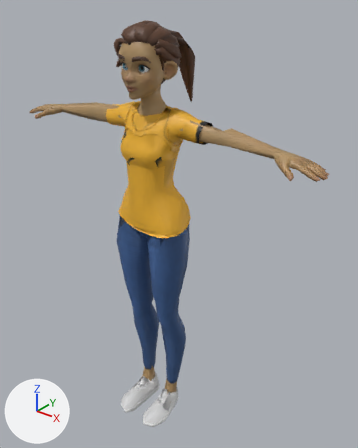
What one commit did to the FBX model art/cast/export/looks/npc_tip_coin_pilgrim/npc_tip_coin_pilgrim.fbx.
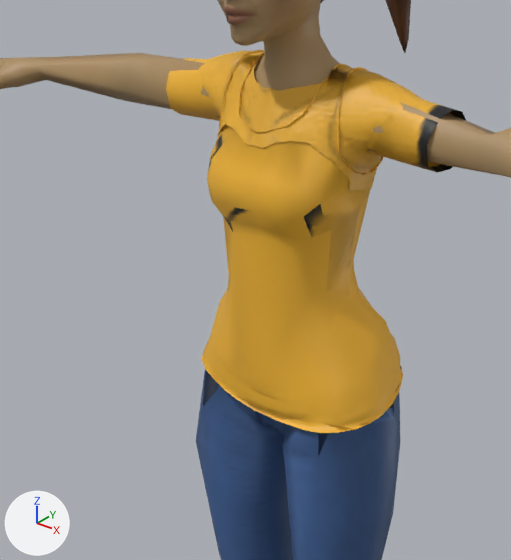
Old and new are each drawn whole from a camera (50 mm lens) standing at (1.206, -1.365, 1.809) and looking at (0.044, 0.089, 0.908) and again close up on the part from 13% to 64% of the width and 19% to 63% of the height. The lights are fixed; the arrows at lower left show +X, +Y and +Z. The last two pictures show the newer version. Objects named as collision shapes, trigger or cutter boxes, shadow casters or lower levels of detail are left out.

Before the edit, the objects in view are built like this:
```python
me_npc_tip_coin_pilgrim_lod0 = bpy.data.meshes.new('npc_tip_coin_pilgrim_LOD0')
me_npc_tip_coin_pilgrim_lod0.from_pydata(...)  # 2921 vertices, 4993 faces; spans x -0.7..0.7, y -0.19..0.22, z 0.0..1.7
me_npc_tip_coin_pilgrim_lod0.materials.append(mat_npc_tip_coin_pilgrim_mat)
ob_npc_tip_coin_pilgrim_lod0 = bpy.data.objects.new('npc_tip_coin_pilgrim_LOD0', me_npc_tip_coin_pilgrim_lod0)
ob_npc_tip_coin_pilgrim_lod0.location = (0.0, 0.0, 0.0)
```
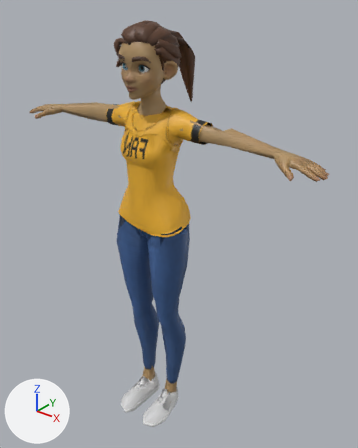
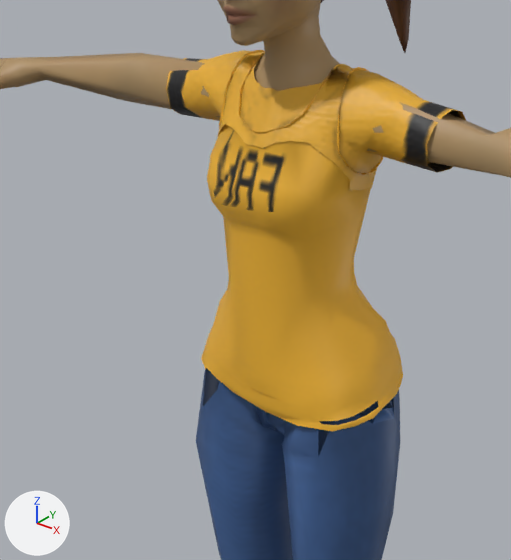
The change in detail:
me_npc_tip_coin_pilgrim_lod0 is used by ob_npc_tip_coin_pilgrim_lod0; location (0.0, 0.0, 0.0).
me_npc_tip_coin_pilgrim_lod0 had 2921 vertices, 4993 faces and spanned x -0.7..0.7, y -0.19..0.22, z 0.0..1.7.
me_npc_tip_coin_pilgrim_lod0 now has 2923 vertices, 4992 faces and spans x -0.7..0.7, y -0.19..0.22, z 0.0..1.7.
Part 1, on me_npc_tip_coin_pilgrim_lod0:
25 vertices are removed from x -0.12..0.16, y -0.11..0.08, z 0.94..1.39.
104 faces are deleted.
4 vertices move within x -0.14..0.15, y -0.11..0.08, z 0.94..1.01.
27 vertices are added at x -0.14..0.16, y -0.11..0.08, z 0.95..1.39.
103 new faces join them.
me_npc_tip_coin_pilgrim_lod0 part 2: 481 kept faces spanning x -0.23..0.23, y -0.12..0.09, z 0.95..1.41 get new texture (UV) coordinates.
Other edits to the shape of me_npc_tip_coin_pilgrim_lod0 do not show in these pictures.

Boxes (x1, y1, x2, y2) around the edits, measured in the close-ups (511 x 560 px; the box of a moved part takes in the faces that stretch with it):
part 1 of me_npc_tip_coin_pilgrim_lod0, moved or reshaped: before (201, 187, 403, 433); after (201, 187, 403, 431)
part 2 of me_npc_tip_coin_pilgrim_lod0, surface changed: (166, 58, 466, 419) in both
